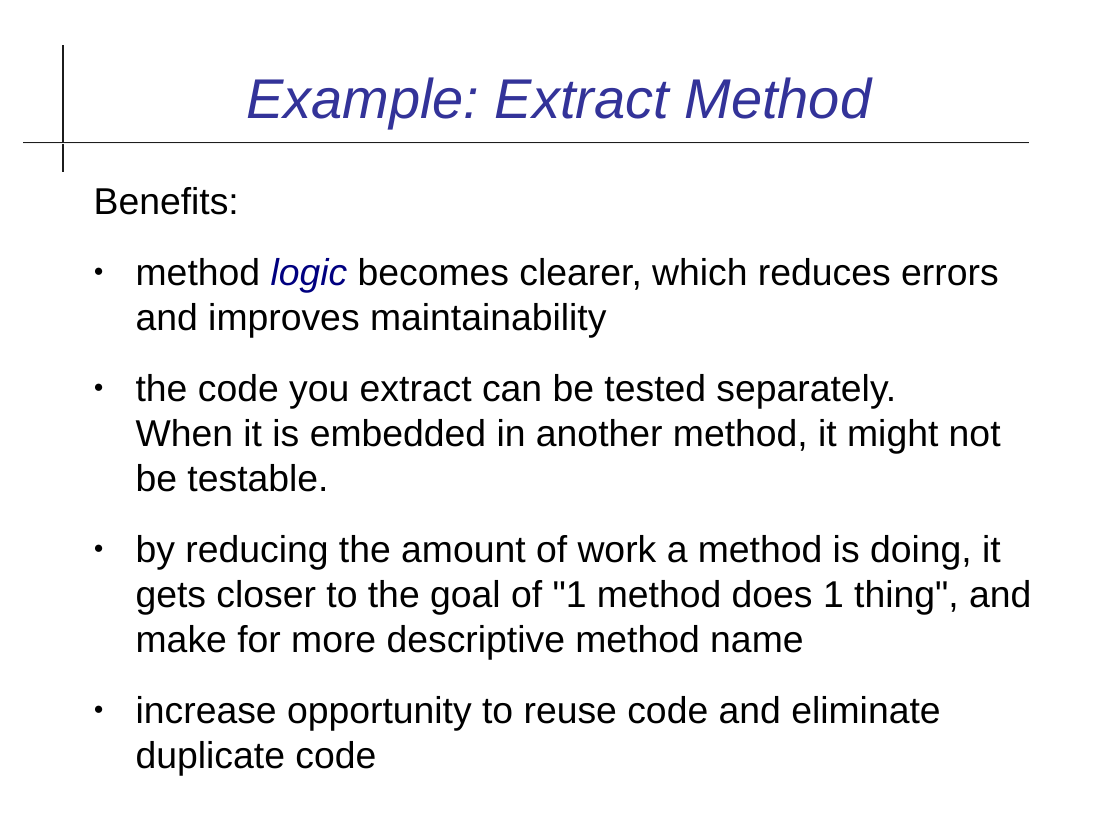
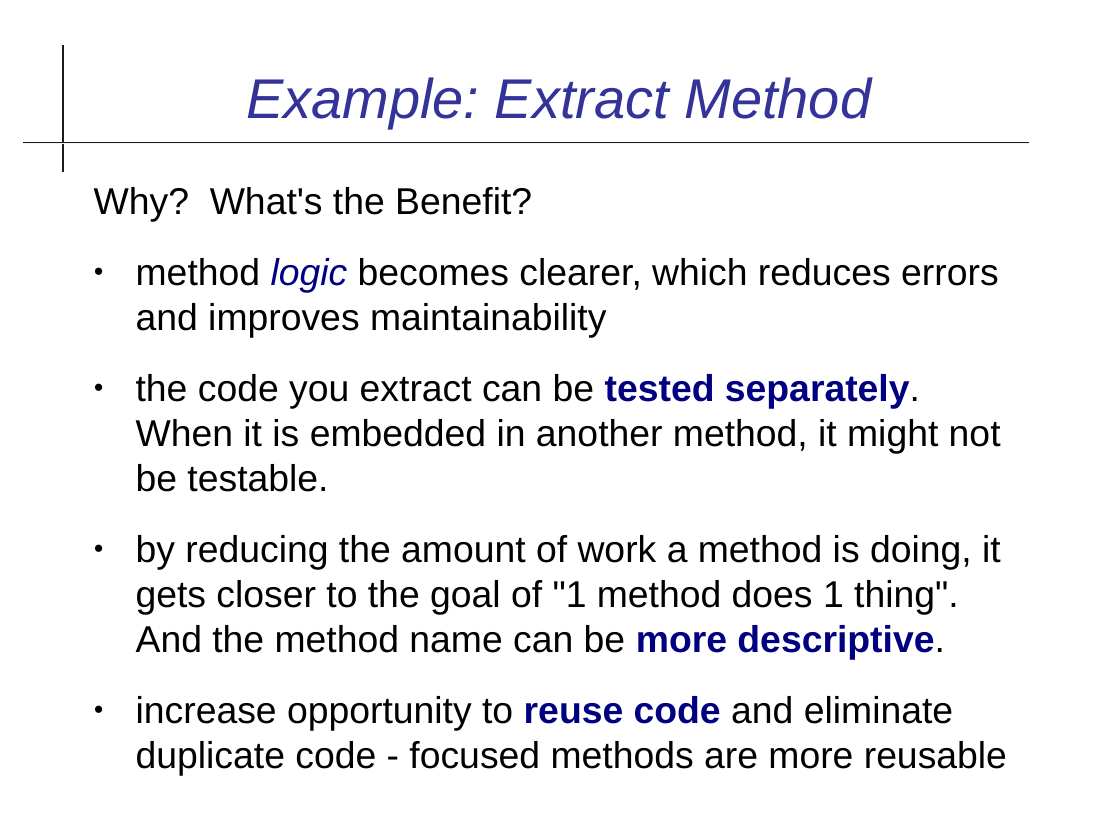
Before and after one commit to cpske/ISP, a slide deck: slide 20 of refactoring/Refactoring-Review.odp. Drawn at 1120x840 pixels with LibreOffice and Linux fonts; fonts in the diff are those of the drawing. Boxes give left, top, right and bottom in pixels: in the first picture for what was removed or moved away, otherwise in the second. Text is boxed around its words. In the diff, an @@ line names an element or a change of style, - is before the commit and + after.

```diff
--- a/refactoring/Refactoring-Review.odp
+++ b/refactoring/Refactoring-Review.odp
@@ text at (94,187,532,222): text changed @@
-Benefits:
+Why? What's the Benefit?
@@ text at (136,374,1001,492): text colour #000000 to #000080, bold on in "tested separately." @@
@@ text at (136,535,1007,776): text changed @@
-● by reducing the amount of work a method is doing, it gets closer to the goal of "1 method does 1 thing", and make for more descriptive method name
-● increase opportunity to reuse code and eliminate duplicate code
+● by reducing the amount of work a method is doing, it gets closer to the goal of "1 method does 1 thing".
+  And the method name can be more descriptive.
+● increase opportunity to reuse code and eliminate duplicate code - focused methods are more reusable
```
Also in this commit, not shown: 9 other slides changed, 3 slides added, 3 slides removed, 9 other files.
